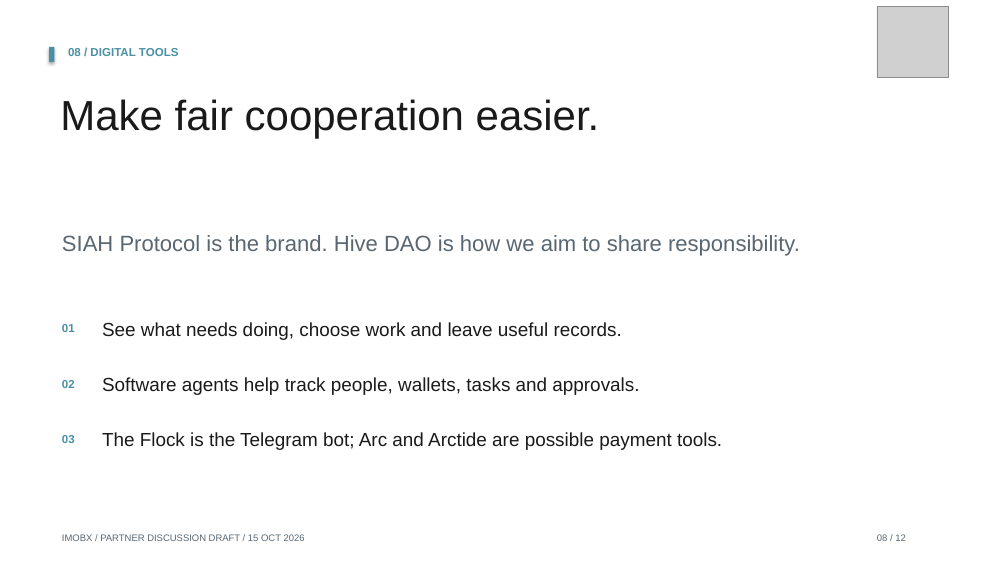
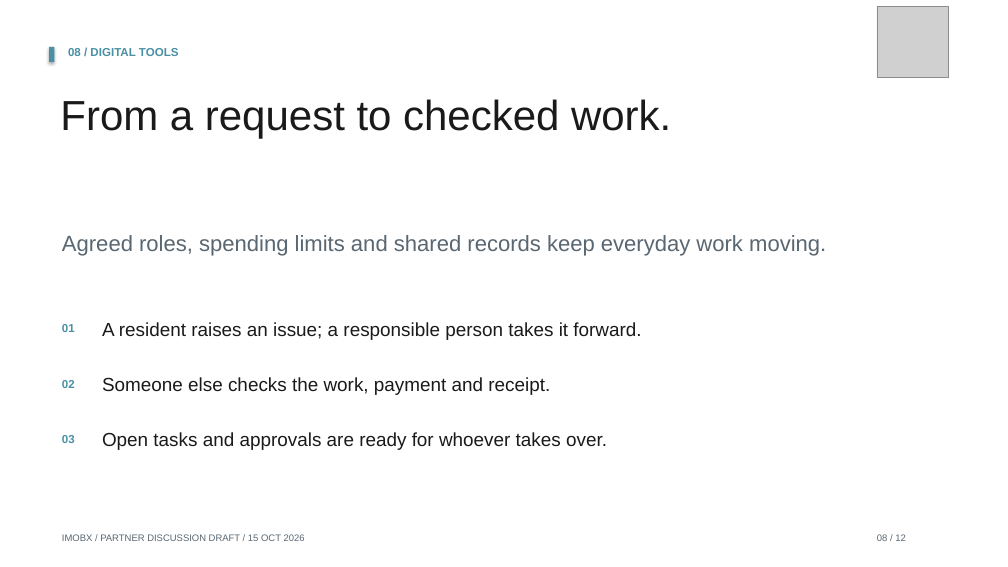
Before and after one commit to Siah-kin/imobx-website, a slide deck: slide 8 of pitchdeck.pptx. Drawn at 1008x567 pixels with LibreOffice and Linux fonts; fonts in the diff are those of the drawing; grey boxes stand for pictures. Boxes give left, top, right and bottom in pixels: in the first picture for what was removed or moved away, otherwise in the second. Text is boxed around its words. In the diff, an @@ line names an element or a change of style, - is before the commit and + after.

```diff
--- a/pitchdeck.pptx
+++ b/pitchdeck.pptx
@@ text at [60,99,671,138]: text changed @@
-Make fair cooperation easier.
+From a request to checked work.
@@ text at [62,235,826,256]: text changed @@
-SIAH Protocol is the brand. Hive DAO is how we aim to share responsibility.
+Agreed roles, spending limits and shared records keep everyday work moving.
@@ text at [102,322,641,340]: text changed @@
-See what needs doing, choose work and leave useful records.
+A resident raises an issue; a responsible person takes it forward.
@@ text at [102,377,550,395]: text changed @@
-Software agents help track people, wallets, tasks and approvals.
+Someone else checks the work, payment and receipt.
@@ text at [102,432,607,450]: text changed @@
-The Flock is the Telegram bot; Arc and Arctide are possible payment tools.
+Open tasks and approvals are ready for whoever takes over.
```
Also in this commit, not shown: 22 other files.
